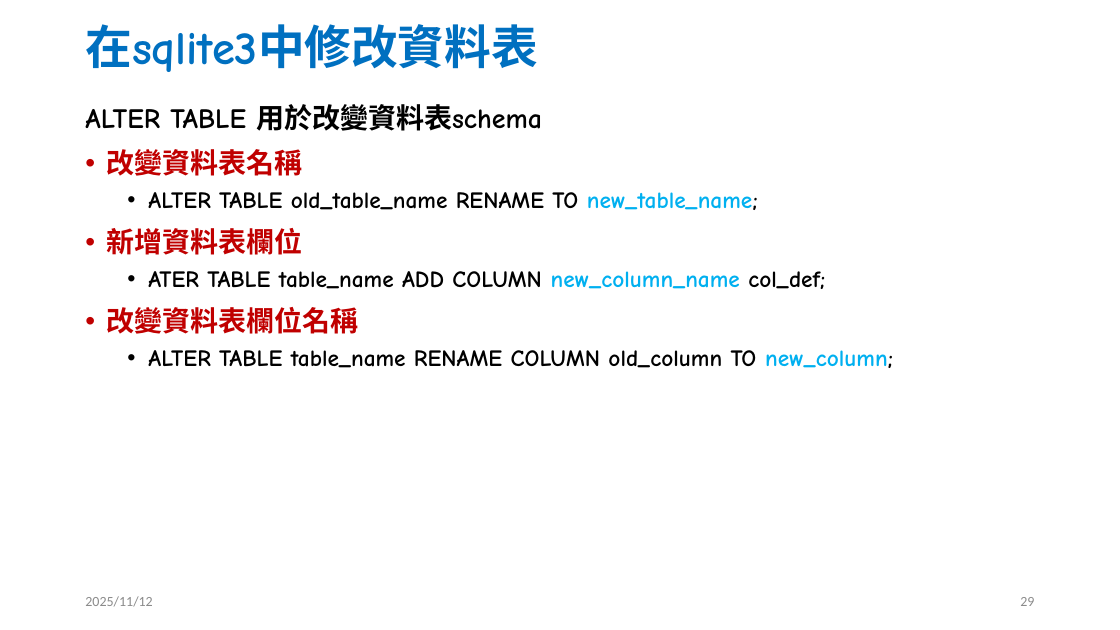
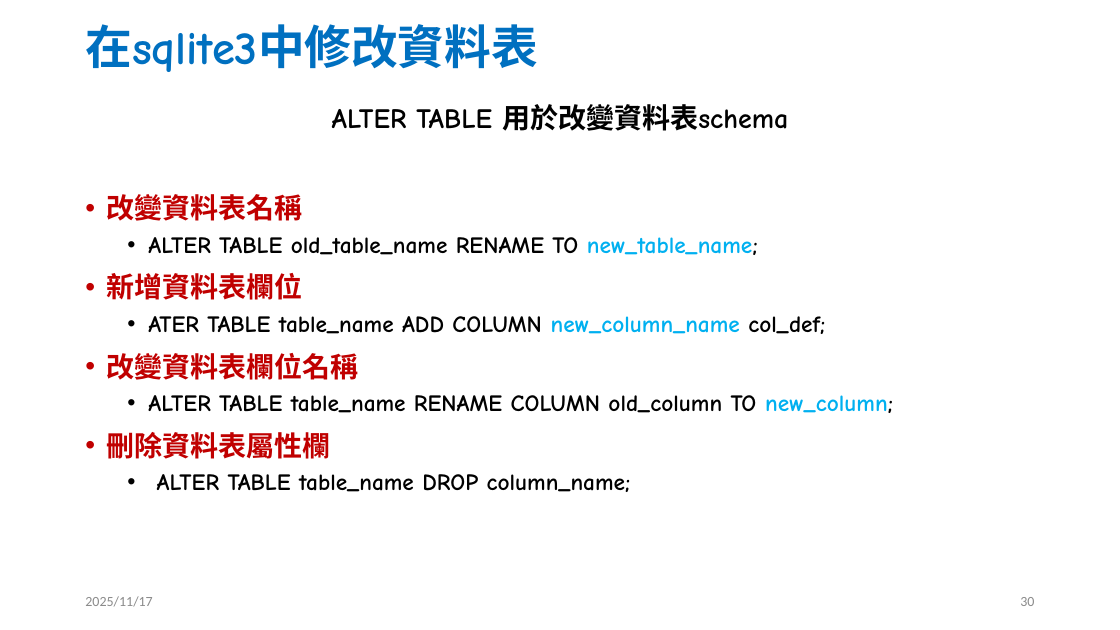
Before and after one commit to jc7qx/2025DB, a slide deck: slide 30 of slides/w10SQL1.pptx (slide 29 before the commit). Drawn at 1120x630 pixels with LibreOffice and Linux fonts; fonts in the diff are those of the drawing. Boxes give left, top, right and bottom in pixels: in the first picture for what was removed or moved away, otherwise in the second. Text is boxed around its words. In the diff, an @@ line names an element or a change of style, - is before the commit and + after.

```diff
--- a/slides/w10SQL1.pptx
+++ b/slides/w10SQL1.pptx
@@ text at <box>332,104,788,131</box>: alignment left to centre @@
@@ text at <box>106,432,631,492</box>: paragraphs added @@
+• 刪除資料表屬性欄
+  • ALTER TABLE table_name DROP column_name;
@@ text at <box>85,596,152,607</box>: text changed @@
-2025/11/12
+2025/11/17
@@ page number at <box>1020,597,1034,606</box>: text changed @@
-29
+30
```
Also in this commit, not shown: 38 other slides changed, 9 slides added, 19 slides removed, 3 other files.
